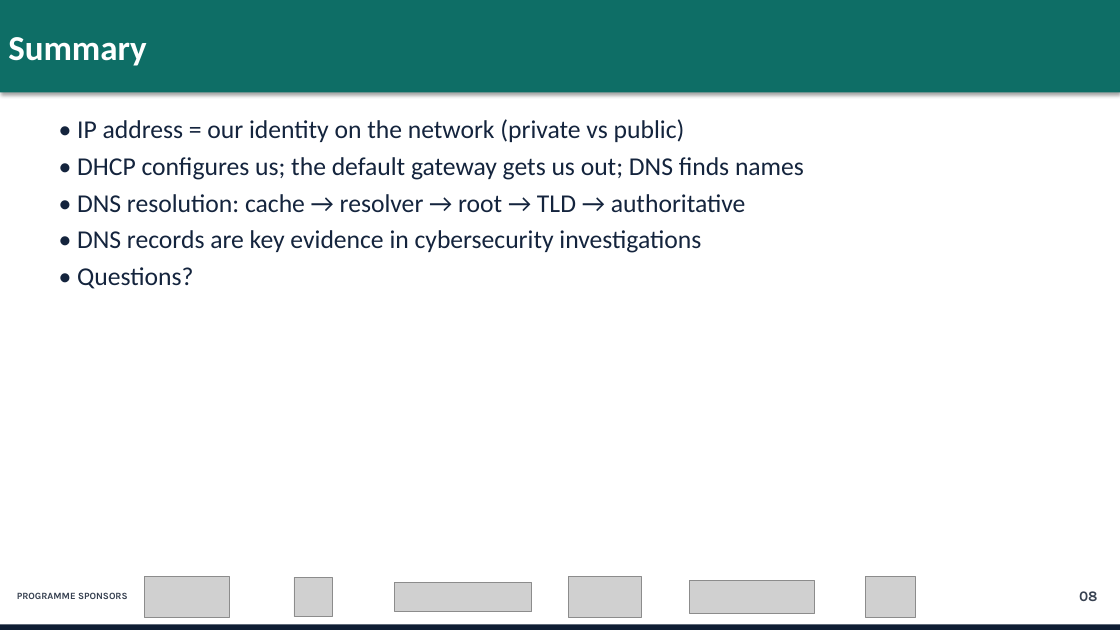
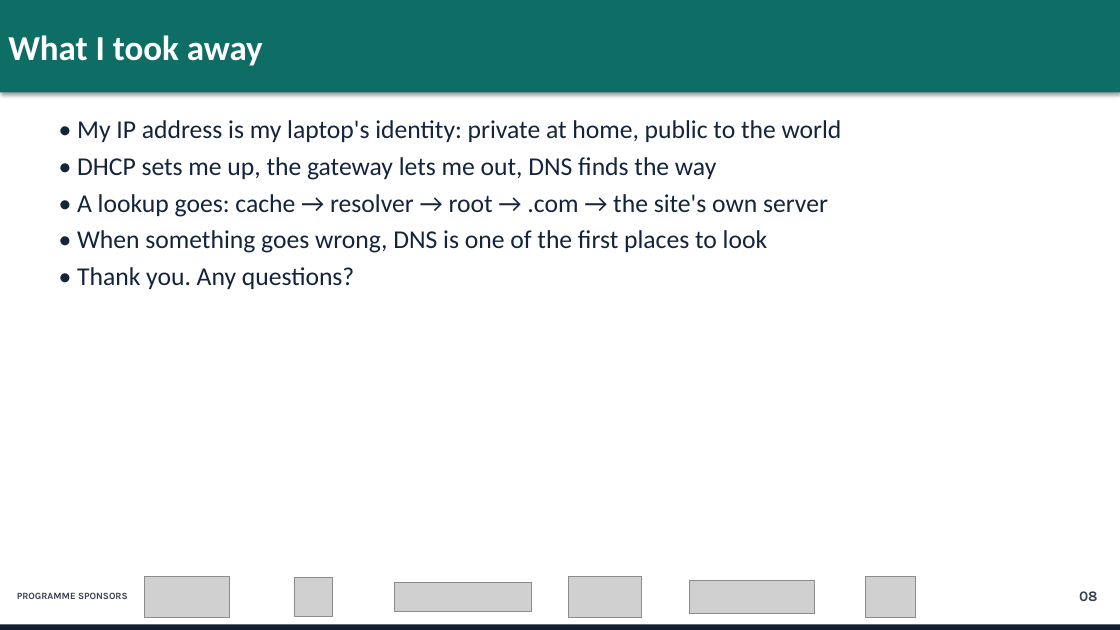
Before and after one commit to wakalala-droid/LightRays, a slide deck: slide 8 of group3-network-identity/Group3_Network_Identity_DNS.pptx. Drawn at 1120x630 pixels with LibreOffice and Linux fonts; fonts in the diff are those of the drawing; grey boxes stand for pictures. Boxes give left, top, right and bottom in pixels: in the first picture for what was removed or moved away, otherwise in the second. Text is boxed around its words. In the diff, an @@ line names an element or a change of style, - is before the commit and + after.

```diff
--- a/group3-network-identity/Group3_Network_Identity_DNS.pptx
+++ b/group3-network-identity/Group3_Network_Identity_DNS.pptx
@@ text in rectangle at bbox=[8, 35, 263, 66]: text changed @@
-Summary
+What I took away
@@ text at bbox=[77, 120, 842, 289]: text changed @@
-• IP address = our identity on the network (private vs public)
-• DHCP configures us; the default gateway gets us out; DNS finds names
-• DNS resolution: cache → resolver → root → TLD → authoritative
-• DNS records are key evidence in cybersecurity investigations
-• Questions?
+• My IP address is my laptop's identity: private at home, public to the world
+• DHCP sets me up, the gateway lets me out, DNS finds the way
+• A lookup goes: cache → resolver → root → .com → the site's own server
+• When something goes wrong, DNS is one of the first places to look
+• Thank you. Any questions?
```
Also in this commit, not shown: 6 other slides changed, 2 other files.
